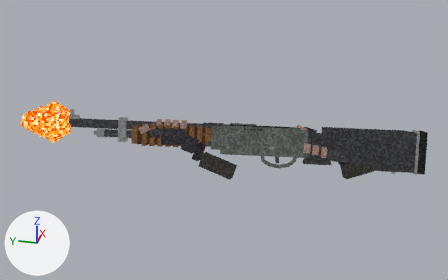
Before and after pictures for a commit that changed the Blender file shotgun/Ashes_2063_EP1_shotgun_hands_all_static.blend.
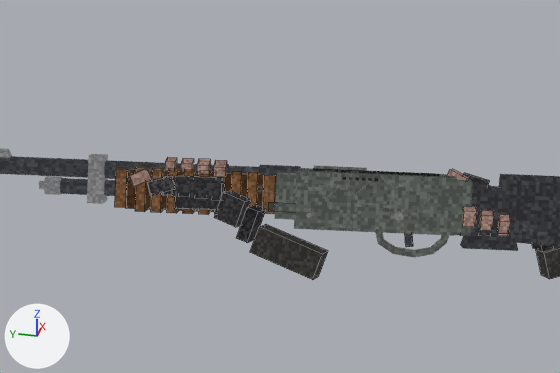
There are two pictures of each version: one whole from a 50 mm camera at (-1.309, 0.56, 0.529) aimed at (0.115, 0.892, -0.142), one close up on the part from 17% to 79% of the width and 15% to 81% of the height. The axes (+X, +Y, +Z) are drawn at lower left. The lights are the same throughout. The last two pictures show the newer version. The close-ups show mesh edges as thin lines.

Script lines for the objects in view, before the commit:
```python
me_sg_handleft = bpy.data.meshes.new('SG_HandLeft')
me_sg_handleft.from_pydata(...)  # 144 vertices, 108 faces; spans x -0.099..0.038, y -0.17..0.081, z -0.09..0.042
# faces by material slot: [42, 6, 54, 6]
me_sg_handleft.materials.append(mat_sg_gloveleather)
me_sg_handleft.materials.append(mat_sg_glovecuff)
me_sg_handleft.materials.append(mat_sg_skin)
me_sg_handleft.materials.append(mat_sg_sleeve)
me_sg_handright = bpy.data.meshes.new('SG_HandRight')
me_sg_handright.from_pydata(...)  # 136 vertices, 102 faces; spans x -0.032..0.091, y -0.22..0.05, z -0.066..0.076
# faces by material slot: [42, 6, 48, 6]
me_sg_handright.materials.append(mat_sg_gloveleather)
me_sg_handright.materials.append(mat_sg_glovecuff)
me_sg_handright.materials.append(mat_sg_skin)
me_sg_handright.materials.append(mat_sg_sleeve)
me_sg_pump = bpy.data.meshes.new('SG_Pump')
me_sg_pump.from_pydata(...)  # 104 vertices, 78 faces; spans x -0.023..0.023, y -0.191..0.1, z -0.025..0.029
# faces by material slot: [12, 60, 6]
me_sg_pump.materials.append(mat_sg_bluedsteel)
me_sg_pump.materials.append(mat_sg_pumpwood)
me_sg_pump.materials.append(mat_sg_pumpgroove)
ob_sg_handleft = bpy.data.objects.new('SG_HandLeft', me_sg_handleft)
ob_sg_handleft.parent = ob_sg_pump
ob_sg_handleft.location = (0.0, 0.0, 0.0)
ob_sg_handright = bpy.data.objects.new('SG_HandRight', me_sg_handright)
ob_sg_handright.parent = ob_sg_root
ob_sg_handright.location = (0.0, 0.0, 0.0)
ob_sg_pump = bpy.data.objects.new('SG_Pump', me_sg_pump)
ob_sg_pump.parent = ob_sg_root
ob_sg_pump.location = (0.0, 0.326, 0.0345)
# also in view: 'SG_Body' at (0.126, 0.837, -0.141)
```
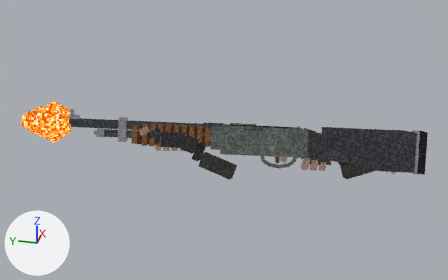
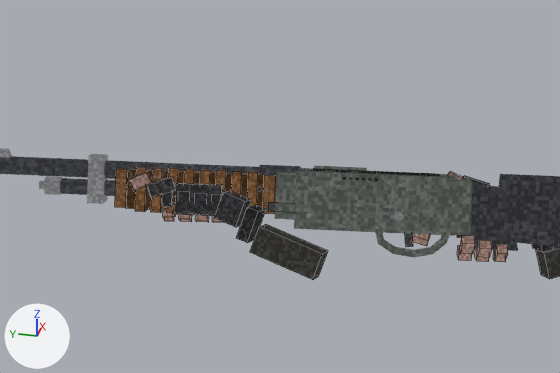
Edits to the bpy script that builds the scene:
```text
Change me_sg_handleft:
    used by ob_sg_handleft; parent = ob_sg_pump; location = (0.0, 0.0, 0.0)
    remove me_sg_handleft.from_pydata(...)  # 144 vertices, 108 faces; spans x -0.099..0.038, y -0.17..0.081, z -0.09..0.042
    add me_sg_handleft.from_pydata(...)  # 144 vertices, 108 faces; spans x -0.099..0.038, y -0.17..0.081, z -0.09..0.026
    me_sg_handleft part 1: the loose piece of 8 vertices spanning x -0.04..-0.025, y -0.035..0.023, z -0.018..0.022 is moved by (0.0, 0.0, -0.008)
    me_sg_handleft part 2: the loose piece of 8 vertices spanning x -0.038..-0.023, y -0.037..-0.023, z -0.007..0.017 is turned -24 degrees about the y axis through its middle, then moved by (-0.001, 0.0, -0.012)
    me_sg_handleft part 3: the loose piece of 8 vertices spanning x -0.024..0.001, y -0.037..-0.023, z 0.022..0.042 is turned -150 degrees about the y axis through its middle, then moved by (0.007, 0.0, -0.063)
    me_sg_handleft part 4: the loose piece of 8 vertices spanning x -0.022..0.003, y -0.016..-0.002, z 0.024..0.042 is turned -150 degrees about the y axis through its middle, then moved by (0.003, 0.0, -0.064)
    me_sg_handleft part 5: the loose piece of 8 vertices spanning x -0.038..-0.022, y 0.005..0.019, z -0.005..0.019 is turned -24 degrees about the y axis through its middle, then moved by (-0.002, 0.0, -0.012)
    me_sg_handleft part 6: the loose piece of 8 vertices spanning x -0.02..0.005, y 0.005..0.019, z 0.025..0.042 is turned -150 degrees about the y axis through its middle, then moved by (-0.001, 0.0, -0.064)
    me_sg_handleft part 7: the loose piece of 8 vertices spanning x -0.038..-0.021, y 0.027..0.039, z -0.004..0.02 is turned -24 degrees about the y axis through its middle, then moved by (-0.002, 0.0, -0.012)
    me_sg_handleft part 8: the loose piece of 8 vertices spanning x -0.017..0.007, y 0.027..0.039, z 0.026..0.042 is turned -150 degrees about the y axis through its middle, then moved by (-0.006, 0.0, -0.063)
    me_sg_handleft part 9: the loose piece of 8 vertices spanning x -0.044..-0.029, y 0.051..0.081, z 0.007..0.031 is moved by (-0.001, 0.0, -0.005)
    other edits to the shape of me_sg_handleft do not show in these pictures
Change me_sg_handright:
    used by ob_sg_handright; parent = ob_sg_root; location = (0.0, 0.0, 0.0)
    remove me_sg_handright.from_pydata(...)  # 136 vertices, 102 faces; spans x -0.032..0.091, y -0.22..0.05, z -0.066..0.076
    add me_sg_handright.from_pydata(...)  # 136 vertices, 102 faces; spans x -0.032..0.091, y -0.22..0.054, z -0.066..0.072
    me_sg_handright part 10: the loose piece of 8 vertices spanning x -0.005..0.017, y 0.022..0.05, z 0.004..0.026 is multiplied about its middle by the matrix ((0.957, 0.062, 0.142), (-0.051, 0.965, -0.083), (-0.147, 0.074, 0.956)), then moved by (0.015, 0.004, -0.029)
    me_sg_handright part 11: the loose piece of 8 vertices spanning x -0.012..0.01, y -0.026..-0.01, z -0.006..0.006 is turned -12 degrees about the y axis through its middle, then moved by (0.006, 0.0, -0.03)
    me_sg_handright part 12: the loose piece of 8 vertices spanning x -0.032..-0.013, y -0.026..-0.01, z 0.008..0.032 is turned -23 degrees about the y axis through its middle, then moved by (0.002, 0.0, -0.036)
    me_sg_handright part 13: the loose piece of 8 vertices spanning x -0.015..0.009, y -0.047..-0.032, z -0.007..0.008 is turned -12 degrees about the y axis through its middle, then moved by (0.005, 0.0, -0.031)
    me_sg_handright part 14: the loose piece of 8 vertices spanning x -0.032..-0.01, y -0.047..-0.032, z 0.004..0.029 is turned -23 degrees about the y axis through its middle, then moved by (0.004, 0.0, -0.037)
    me_sg_handright part 15: the loose piece of 8 vertices spanning x -0.018..0.007, y -0.068..-0.056, z -0.008..0.009 is turned -12 degrees about the y axis through its middle, then moved by (0.005, 0.0, -0.032)
    me_sg_handright part 16: the loose piece of 8 vertices spanning x -0.03..-0.007, y -0.068..-0.056, z 0.0..0.025 is turned -23 degrees about the y axis through its middle, then moved by (0.005, 0.0, -0.037)
    me_sg_handright part 17: the loose piece of 8 vertices spanning x 0.011..0.033, y -0.048..-0.008, z 0.046..0.07 is moved by (0.001, 0.0, -0.004)
    other edits to the shape of me_sg_handright do not show in these pictures
```

Boxes [x1, y1, x2, y2] around the edits, measured in the close-ups (560 x 373 px; the box of a moved part takes in the faces that stretch with it):
'SG_HandLeft', reshaped (12% shorter)
    before: [129, 157, 328, 280]
    after: [129, 172, 328, 280]
'SG_HandRight', reshaped
    before: [447, 169, 560, 279]
    after: [412, 171, 560, 279]
part 1 of me_sg_handleft, moved or reshaped
    before: [174, 176, 223, 210]
    after: [174, 183, 223, 216]
part 2 of me_sg_handleft, moved or reshaped
    before: [222, 183, 225, 194]
    after: [211, 191, 224, 198]
part 3 of me_sg_handleft, moved or reshaped
    before: [213, 160, 227, 177]
    after: [212, 216, 225, 223]
part 4 of me_sg_handleft, moved or reshaped
    before: [197, 159, 210, 175]
    after: [195, 215, 209, 222]
part 5 of me_sg_handleft, moved or reshaped (not visible before)
    after: [178, 191, 189, 196]
part 6 of me_sg_handleft, moved or reshaped
    before: [181, 158, 194, 173]
    after: [179, 214, 192, 222]
part 7 of me_sg_handleft, moved or reshaped
    before: [162, 177, 173, 196]
    after: [162, 192, 173, 207]
part 8 of me_sg_handleft, moved or reshaped
    before: [165, 157, 177, 171]
    after: [163, 210, 175, 221]
part 9 of me_sg_handleft, moved or reshaped
    before: [129, 168, 152, 187]
    after: [129, 172, 152, 191]
part 10 of me_sg_handright, moved or reshaped (not visible before)
    after: [412, 234, 430, 246]
part 11 of me_sg_handright, moved or reshaped (not visible before)
    after: [457, 246, 472, 261]
part 12 of me_sg_handright, moved or reshaped
    before: [462, 207, 477, 227]
    after: [460, 236, 475, 254]
part 13 of me_sg_handright, moved or reshaped (not visible before)
    after: [475, 249, 489, 262]
part 14 of me_sg_handright, moved or reshaped
    before: [480, 210, 494, 231]
    after: [477, 240, 492, 258]
part 15 of me_sg_handright, moved or reshaped (mostly hidden before)
    before: [497, 234, 508, 236]
    after: [493, 250, 506, 262]
part 16 of me_sg_handright, moved or reshaped
    before: [498, 214, 510, 234]
    after: [495, 245, 508, 259]
part 17 of me_sg_handright, moved or reshaped
    before: [463, 173, 490, 185]
    after: [463, 176, 489, 186]
